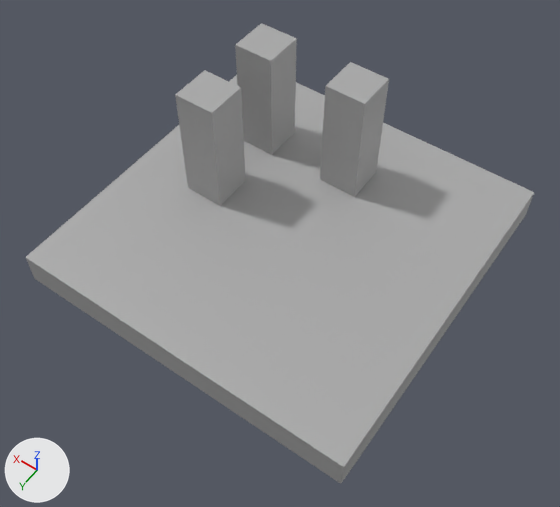
What one commit did to the FBX model Assets/Models/map1.fbx.
Rendered twice from a 50 mm lens placed at (-0.15, 0.218, 0.288), pointed at (-0.01, 0.022, -0.019). Arrows for +X, +Y and +Z are at lower left; the lights stay in place. The picture after the commit comes second. Where no turn or scale is listed for an object, it has been applied to the vertices. Vertices at exactly the same position are counted once.
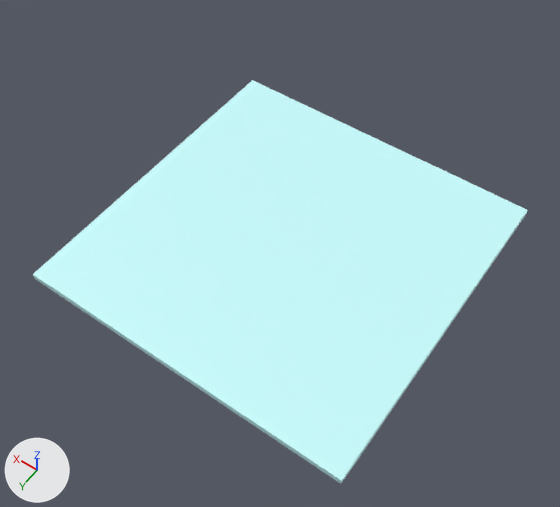
The newer file is also rescaled (x2.561), turned or shifted as a whole; pictures and numbers use the older file's frame.

Changed parts and their boxes (x1, y1, x2, y2) in the pictures (560 x 507 px):
'pCube3', reshaped, recoloured (12% shorter)
    before: (26, 23, 534, 484)
    after: (33, 80, 528, 484)
part 1 of me_mesh, deleted
    before: (175, 70, 246, 206)
part 2 of me_mesh, deleted
    before: (235, 23, 297, 155)
part 3 of me_mesh, deleted
    before: (320, 62, 389, 197)
part 4 of me_mesh, deleted
    before: (26, 75, 534, 484)

Patch to the scene script:
```diff
--- a/Assets/Models/map1.fbx.py
+++ b/Assets/Models/map1.fbx.py
@@ mat_lambert1 @@
+mat_lambert1 = principled_material('lambert1')
+mat_lambert1.base_color = (0.588, 0.987, 1.0)  # cyan #cafeff
@@ me_mesh @@
 # used by ob_pcube3; location = (0.0, 0.0, -0.0004)
-me_mesh.from_pydata(...)  # 2408 vertices, 4800 faces; spans x -0.096..0.096, y -0.096..0.096, z -0.042..0.042
-me_mesh.materials.append(mat_standardsurface1)  # grey #aaaaaa
+me_mesh.from_pydata(...)  # 8 vertices, 12 faces; spans x -0.096..0.096, y -0.096..0.096, z -0.042..-0.038
+# me_mesh part 1: the loose piece of 602 vertices spanning x 0.037..0.059, y -0.011..0.011, z -0.023..0.042 is deleted
+# me_mesh part 2: the loose piece of 602 vertices spanning x 0.037..0.059, y -0.058..-0.036, z -0.023..0.042 is deleted
+# me_mesh part 3: the loose piece of 602 vertices spanning x -0.018..0.004, y -0.058..-0.036, z -0.023..0.042 is deleted
+# me_mesh part 4: 594 vertices removed from x -0.096..0.096, y -0.096..0.096, z -0.042..-0.024
+me_mesh.materials.append(mat_lambert1)  # cyan #cafeff
```
